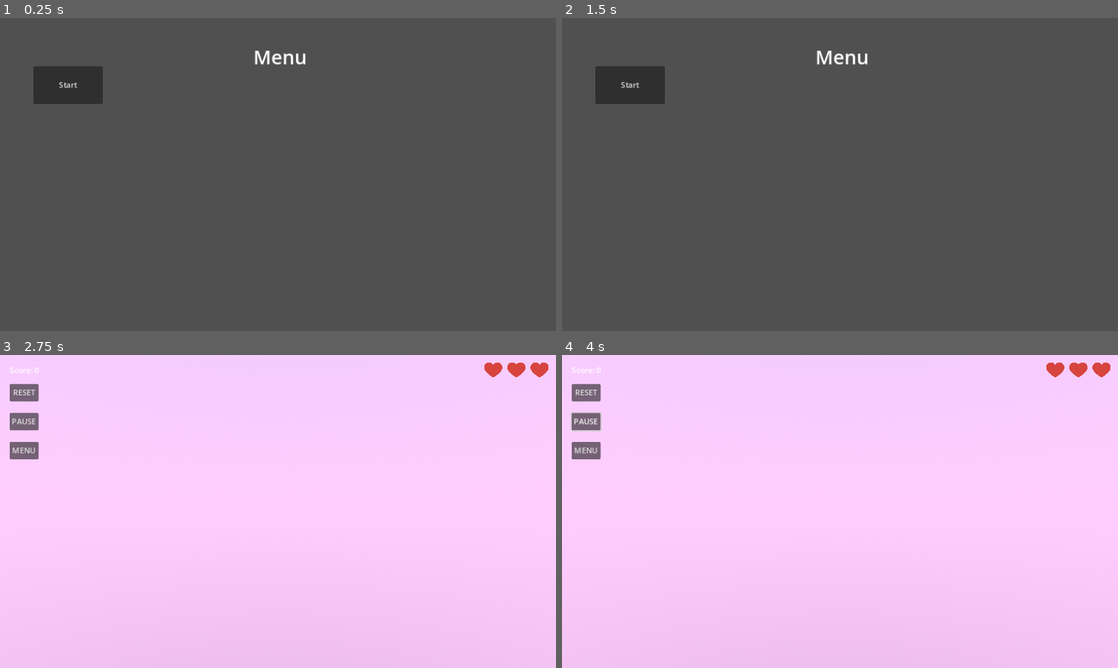
Above: before the commit, frames 1-4 (two rows, left to right).
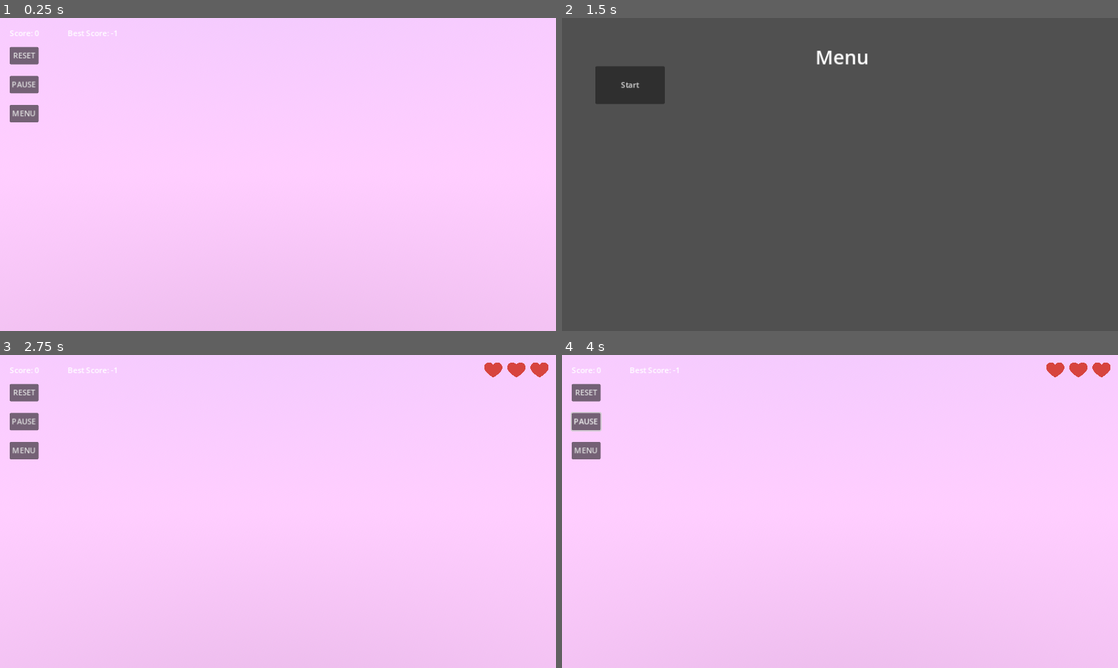
Above: after the commit, the same moments.

Repository: gugdun/donuts
Game: Godot game, scene res://scenes/game.tscn
The game is run twice, just before and just after one commit, with the same random seed, the same clock (stepped at 60 frames per second) and the same inputs.
Inputs (mouse positions are in pixels of both pictures, inside the frame that each line leads up to):
- Up to frame 1 (0.25 s): no input
- Up to frame 2 (1.5 s): click "RESET" at 0.5 s; click "MENU" at 1.25 s
- Up to frame 3 (2.75 s): click "Start" at 2 s
- Up to frame 4 (4 s): click "PAUSE" at 2.75 s; move the mouse to (962, 495) at 3.52 s; click (962, 495) at 3.67 s

The runs differ from the first frame. In frame 1, 100% of the frame differs, in the area x 0-100%, y 0-100%; in frame 2, nothing differs; in frame 3, less than 0.1%; in frame 4, less than 0.1%.

Commit message:
add: best score feature #10

Diff:
--- a/project.godot
+++ b/project.godot
@@ -19,6 +19,8 @@
 [autoload]
 
 GameState="*res://scripts/game_state.gd"
+Score="*res://scripts/score.gd"
+BestScore="*res://scripts/best_score.gd"
 
 [display]
 
--- a/scenes/game.tscn
+++ b/scenes/game.tscn
@@ -1,14 +1,16 @@
-[gd_scene load_steps=13 format=3 uid="uid://kukr7yuoefbq"]
+[gd_scene load_steps=15 format=3 uid="uid://kukr7yuoefbq"]
 
 [ext_resource type="PackedScene" uid="uid://dl5miopsl5xpv" path="res://scenes/spawner.tscn" id="1_aygvt"]
 [ext_resource type="Script" path="res://scripts/game.gd" id="1_ybh72"]
 [ext_resource type="PackedScene" uid="uid://dyldi8104486i" path="res://scenes/trail.tscn" id="3_nnxak"]
 [ext_resource type="PackedScene" uid="uid://dmhnak5hwtqcb" path="res://scenes/destroyer.tscn" id="4_pxjyh"]
-[ext_resource type="Script" path="res://scripts/score.gd" id="5_gjvsx"]
+[ext_resource type="Script" path="res://scripts/score_label.gd" id="6_3ugvf"]
 [ext_resource type="Script" path="res://scripts/game_state.gd" id="6_8jga8"]
 [ext_resource type="PackedScene" uid="uid://c68xoboemdf7w" path="res://scenes/donut.tscn" id="6_i0elt"]
 [ext_resource type="PackedScene" uid="uid://bhyqrm80u08wx" path="res://scenes/hp_container.tscn" id="6_n65nv"]
 [ext_resource type="PackedScene" uid="uid://bviyripn8ebbq" path="res://scenes/health_point.tscn" id="7_5yfvh"]
+[ext_resource type="Script" path="res://scripts/best_score_label.gd" id="7_n82gt"]
+[ext_resource type="Script" path="res://scripts/reset_button.gd" id="8_2bbsm"]
 
 [sub_resource type="ProceduralSkyMaterial" id="ProceduralSkyMaterial_c6ap1"]
 sky_top_color = Color(0.534663, 0.685574, 0.94765, 1)
@@ -72,8 +74,17 @@
 offset_top = 20.0
 offset_right = 73.0
 offset_bottom = 43.0
-text = "0"
-script = ExtResource("5_gjvsx")
+text = "Score: "
+script = ExtResource("6_3ugvf")
+
+[node name="best_score_label" type="Label" parent="game_menu"]
+layout_mode = 0
+offset_left = 140.0
+offset_top = 20.0
+offset_right = 238.0
+offset_bottom = 43.0
+text = "Best score: 0"
+script = ExtResource("7_n82gt")
 
 [node name="reset_button" type="Button" parent="game_menu"]
 process_mode = 3
@@ -83,6 +94,7 @@
 offset_right = 80.0
 offset_bottom = 96.0
 text = "RESET"
+script = ExtResource("8_2bbsm")
 
 [node name="menu_button" type="Button" parent="game_menu"]
 process_mode = 3
@@ -118,6 +130,7 @@
 health_point = ExtResource("7_5yfvh")
 
 [node name="main_menu" type="Control" parent="."]
+visible = false
 layout_mode = 3
 anchors_preset = 15
 anchor_right = 1.0
@@ -156,10 +169,8 @@
 script = ExtResource("6_8jga8")
 
 [connection signal="donut_destroyed" from="scene/destroyer" to="game_menu/hp_container" method="decrease_health"]
-[connection signal="pressed" from="game_menu/reset_button" to="." method="_start_game"]
-[connection signal="pressed" from="game_menu/reset_button" to="game_menu/score_label" method="reset"]
-[connection signal="pressed" from="game_menu/reset_button" to="game_menu/hp_container" method="setup_health_points"]
-[connection signal="pressed" from="game_menu/reset_button" to="game_menu/pause_button" method="set_disabled" binds= [false]]
+[connection signal="ready" from="game_menu/score_label" to="game_menu/score_label" method="_on_ready"]
+[connection signal="pressed" from="game_menu/reset_button" to="game_menu/reset_button" method="_on_pressed"]
 [connection signal="pressed" from="game_menu/menu_button" to="." method="_open_menu"]
 [connection signal="pressed" from="game_menu/pause_button" to="." method="_pause_game"]
 [connection signal="you_died" from="game_menu/hp_container" to="." method="_pause_game"]
--- /dev/null
+++ b/scripts/best_score.gd
@@ -0,0 +1,56 @@
+extends Node
+
+var best_score: int = 0
+var config = ConfigFile.new()
+var cfg_path = "user://best_score.cfg"
+var section = "section"
+var key = "best_score"
+
+signal best_score_incremented(amount: int)
+
+func _ready() -> void:
+	load_best_score()
+
+	# Найдем объект Score в дереве и подключим сигнал
+	var score_object = get_node("/root/Score")  # Убедитесь, что путь верный
+	score_object.connect("score_incremented", Callable(self, "_on_score_incremented"))
+
+func _on_score_incremented(amount: int) -> void:
+	# Логика обновления best_score
+	if Score.score > best_score:
+		best_score = Score.score
+		save_best_score()
+		emit_signal("best_score_incremented", amount)
+	#update_score_label()
+
+func load_best_score() -> int:
+	var err = config.load(cfg_path)
+
+	if err != OK:
+		return _file_not_found_or_currupted()
+
+	if not config.has_section(section) or not config.has_section_key(section, key):
+		return _section_or_key_missing()
+
+	best_score = int(config.get_value(section, key, 0))  # Значение по умолчанию — 0
+	print("Best score loaded: ", best_score)
+	return 0
+
+func save_best_score() -> void:
+	config.set_value(section, key, best_score)
+	config.save(cfg_path)
+
+#func update_score_label() -> void:
+	#$"../score_label".text = "Best score: " + str(best_score)
+
+func _file_not_found_or_currupted() -> int:
+	print("Config file not found or corrupted. Initializing default best_score...")
+	best_score = -1
+	save_best_score()
+	return best_score
+
+func _section_or_key_missing() -> int:
+	print("Section or key missing. Initializing default best_score...")
+	best_score = -2
+	save_best_score()  # Создаем недостающие данные
+	return best_score
--- /dev/null
+++ b/scripts/best_score_label.gd
@@ -0,0 +1,14 @@
+extends Label
+
+
+# Called when the node enters the scene tree for the first time.
+func _ready():
+	text = "Best Score: " + str(BestScore.best_score)
+	BestScore.connect("best_score_incremented", Callable(self, "update_label"))
+
+func update_label(amount: int):
+	text = "Best Score: " + str(BestScore.best_score)
+
+# Called every frame. 'delta' is the elapsed time since the previous frame.
+func _process(delta: float) -> void:
+	pass
--- a/scripts/destroyer.gd
+++ b/scripts/destroyer.gd
@@ -5,8 +5,8 @@
 signal donut_destroyed
 
 func area_entered(area: Area3D):
-    var parent: Node = area.get_parent()
-    if parent is Donut:
-        var donut: Donut = parent
-        if donut.is_sliceable():
-            donut_destroyed.emit()
+	var parent: Node = area.get_parent()
+	if parent is Donut:
+		var donut: Donut = parent
+		if donut.is_sliceable():
+			donut_destroyed.emit()
--- a/scripts/donut.gd
+++ b/scripts/donut.gd
@@ -25,7 +25,7 @@
 		queue_free()
 	elif body is Trail and _sliceable:
 		var trail: Trail = body as Trail
-		trail.game.score.increment()
+		Score.increment()
 		_slice(trail)
 
 func _slice(trail: Trail):
--- a/scripts/game.gd
+++ b/scripts/game.gd
@@ -40,6 +40,7 @@
 	GameState.set_state(GameState.State.PLAYING)
 	get_tree().paused = false
 	$main_menu.visible = false
+	Score.reset()
 	return
 
 func _pause_game() -> void:
@@ -54,5 +55,5 @@
 func _open_menu() -> void:
 	GameState.set_state(GameState.State.IDLE)
 	$main_menu.visible = true
-	score.reset()
+	Score.reset()
 	return
--- /dev/null
+++ b/scripts/reset_button.gd
@@ -0,0 +1,25 @@
+extends Button
+
+
+# Called when the node enters the scene tree for the first time.
+func _ready() -> void:
+	pass # Replace with function body.
+
+
+# Called every frame. 'delta' is the elapsed time since the previous frame.
+func _process(delta: float) -> void:
+
+	pass
+
+
+func _on_pressed() -> void:
+	Score.reset()
+	remove_all_donuts()
+	pass # Replace with function body.
+
+
+func remove_all_donuts() -> void:
+	var parent: Node = $"../../scene/spawner"
+	for child in parent.get_children():
+		if child is Donut:
+			child.queue_free()
--- a/scripts/score.gd
+++ b/scripts/score.gd
@@ -1,26 +1,19 @@
-extends Label
-
-class_name Score
+extends Node
 
 @export var score: int = 0
 
-func _ready() -> void:
-	update_score_label()
+signal score_incremented(amount: int)
+signal score_reseted()
+
 
 func increment(amount: int = 1):
 	score += amount
-	update_score_label()
+	emit_signal("score_incremented", amount)
+
 
 func reset():
 	score = 0
-	update_score_label()
-	remove_all_donuts()
+	emit_signal("score_reseted", score)
 
-func remove_all_donuts() -> void:
-	var parent: Node = $"../../scene/spawner"
-	for child in parent.get_children():
-		if child is Donut:
-			child.queue_free()
-
-func update_score_label() -> void:
-	text = "Score: " + str(score)
+func _on_ready() -> void:
+	pass # Replace with function body.
--- /dev/null
+++ b/scripts/score_label.gd
@@ -0,0 +1,16 @@
+extends Label
+
+
+# Called when the node enters the scene tree for the first time.
+func _ready():
+	text = "Score: " + str(Score.score)
+	Score.connect("score_incremented", Callable(self, "update_label"))
+	Score.connect("score_reseted", Callable(self, "update_label"))
+
+func update_label(amount: int):
+	print("updated score")
+	text = "Score: " + str(Score.score)
+
+# Called every frame. 'delta' is the elapsed time since the previous frame.
+func _process(delta: float) -> void:
+	pass
